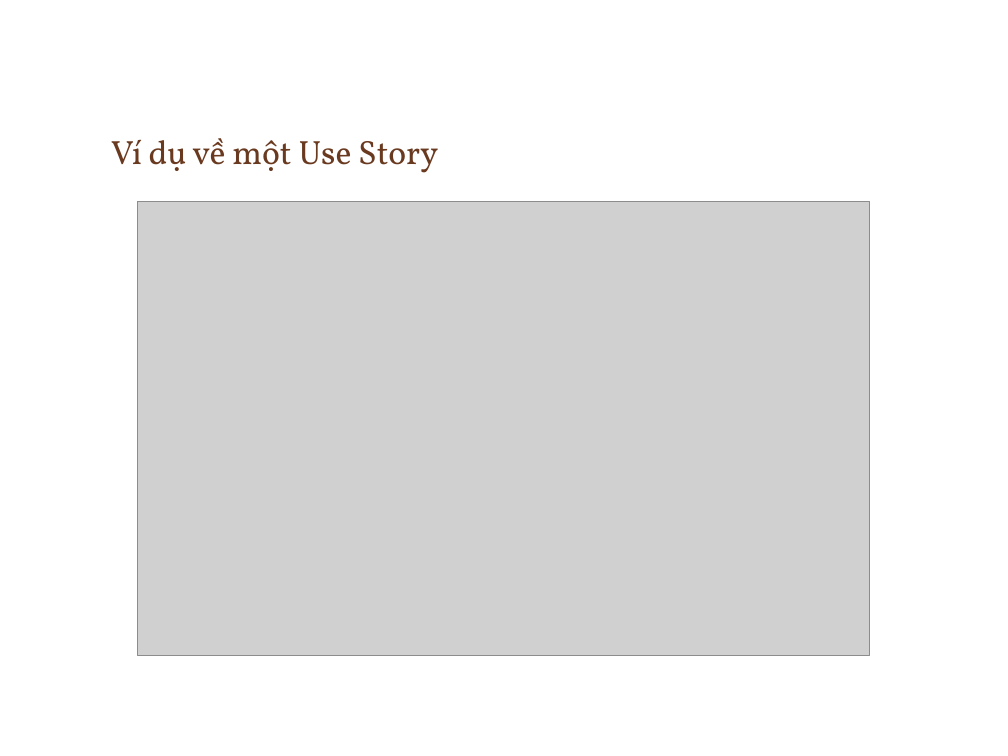
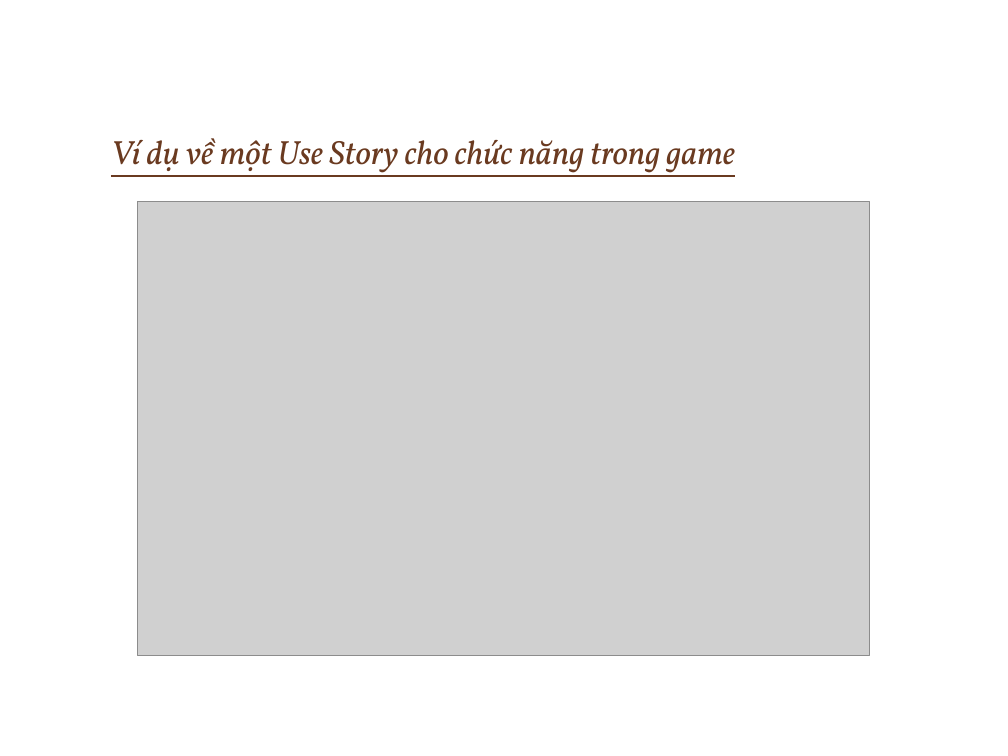
Before and after one commit to ChrisJamison/seminar_cnpm, a slide deck: slide 47 of Seminar/Software Requirement.pptx. Drawn at 1008x756 pixels with LibreOffice and Linux fonts; fonts in the diff are those of the drawing; grey boxes stand for pictures; background and template pictures are left out. Boxes give left, top, right and bottom in pixels: in the first picture for what was removed or moved away, otherwise in the second. Text is boxed around its words. In the diff, an @@ line names an element or a change of style, - is before the commit and + after.

```diff
--- a/Seminar/Software Requirement.pptx
+++ b/Seminar/Software Requirement.pptx
@@ title at (x1=111, y1=138, x2=735, y2=177): text changed; italic on @@
-Ví dụ về một Use Story
+Ví dụ về một Use Story cho chức năng trong game
```
Also in this commit, not shown: 9 other slides changed, 5 slides added, 1 slide removed.
